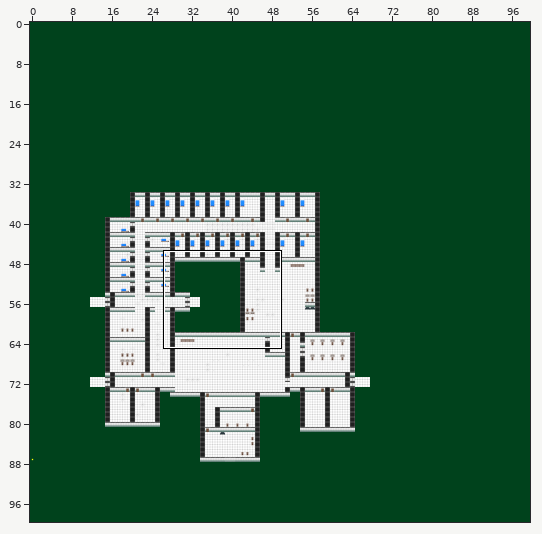
Two versions of a level (Tiled map, ALPHA TEX/world5.tmx). Above, an overview of the earlier version with the close-up marked.
Close-up. As it was:
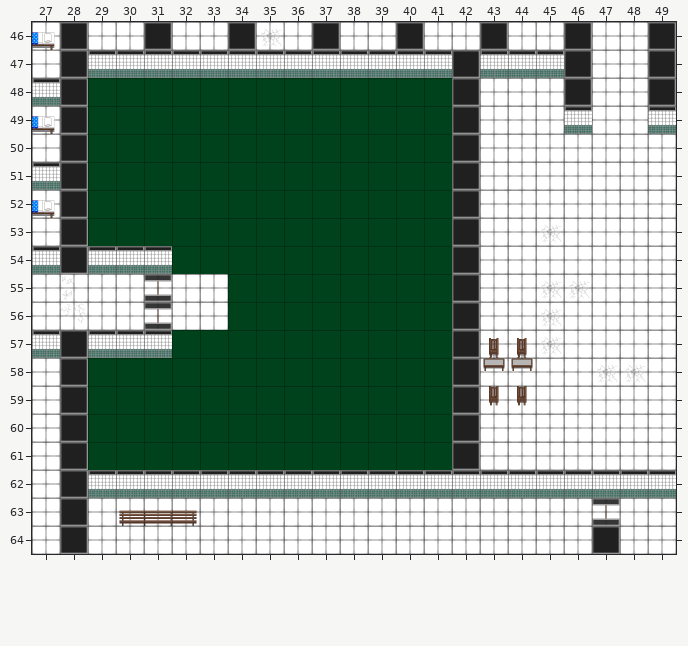
Cells are 64x64 px. Shown: x 27..49, y 46..64.
Now the later version:
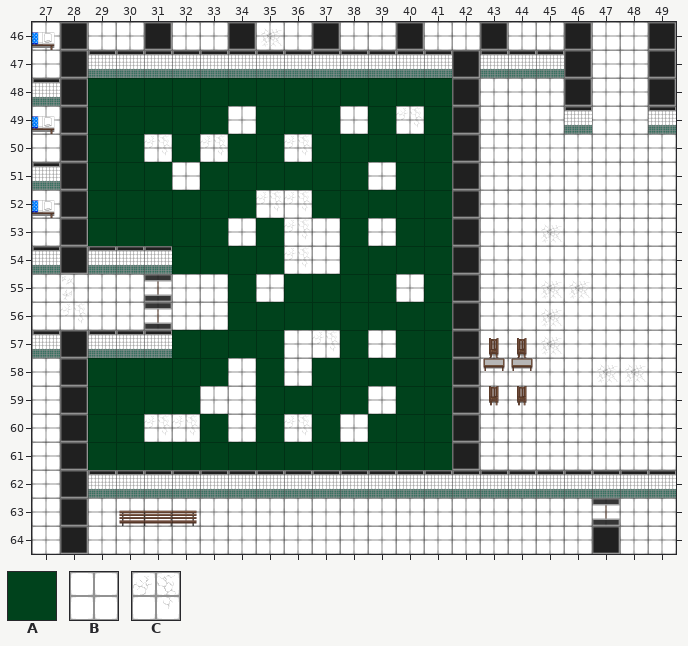
Key: from "alpha_sprite_sheet": A 8; from "floor_wall_sheet": B 0, C 1.
_ is an empty cell.
Changes in this commit:
{"where": "layer \"Tile Layer 2 - Golv\""}
{"y":49,"x":34,"old":"A","new":"B"}
{"y":49,"x":38,"old":"A","new":"B"}
{"y":49,"x":40,"old":"A","new":"C"}
{"y":50,"x":31,"old":"A","new":"C"}
{"y":50,"x":33,"old":"A","new":"C"}
{"y":50,"x":36,"old":"A","new":"C"}
{"y":51,"x":32,"old":"A","new":"B"}
{"y":51,"x":39,"old":"A","new":"B"}
{"y":52,"x":35,"old":"AA","new":"CC"}
{"y":53,"x":34,"old":"A","new":"B"}
{"y":53,"x":36,"old":"AA","new":"CB"}
{"y":53,"x":39,"old":"A","new":"B"}
{"y":54,"x":36,"old":"AA","new":"CB"}
{"y":55,"x":35,"old":"A","new":"B"}
{"y":55,"x":40,"old":"A","new":"B"}
{"y":57,"x":36,"old":"AA","new":"BC"}
{"y":57,"x":39,"old":"A","new":"B"}
{"y":58,"x":34,"old":"A","new":"B"}
{"y":58,"x":36,"old":"A","new":"B"}
{"y":59,"x":33,"old":"AA","new":"BB"}
{"y":59,"x":39,"old":"A","new":"B"}
{"y":60,"x":31,"old":"AA","new":"CC"}
{"y":60,"x":34,"old":"A","new":"B"}
{"y":60,"x":36,"old":"A","new":"C"}
{"y":60,"x":38,"old":"A","new":"B"}
